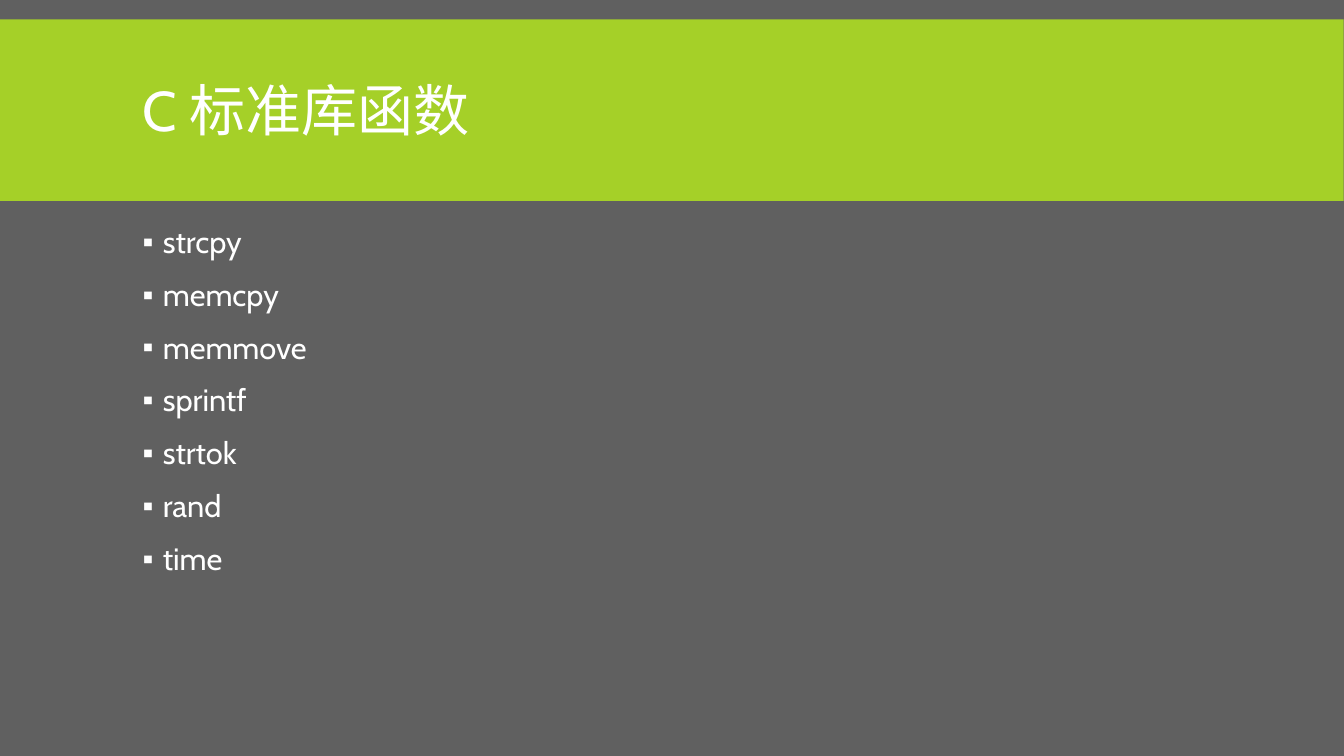
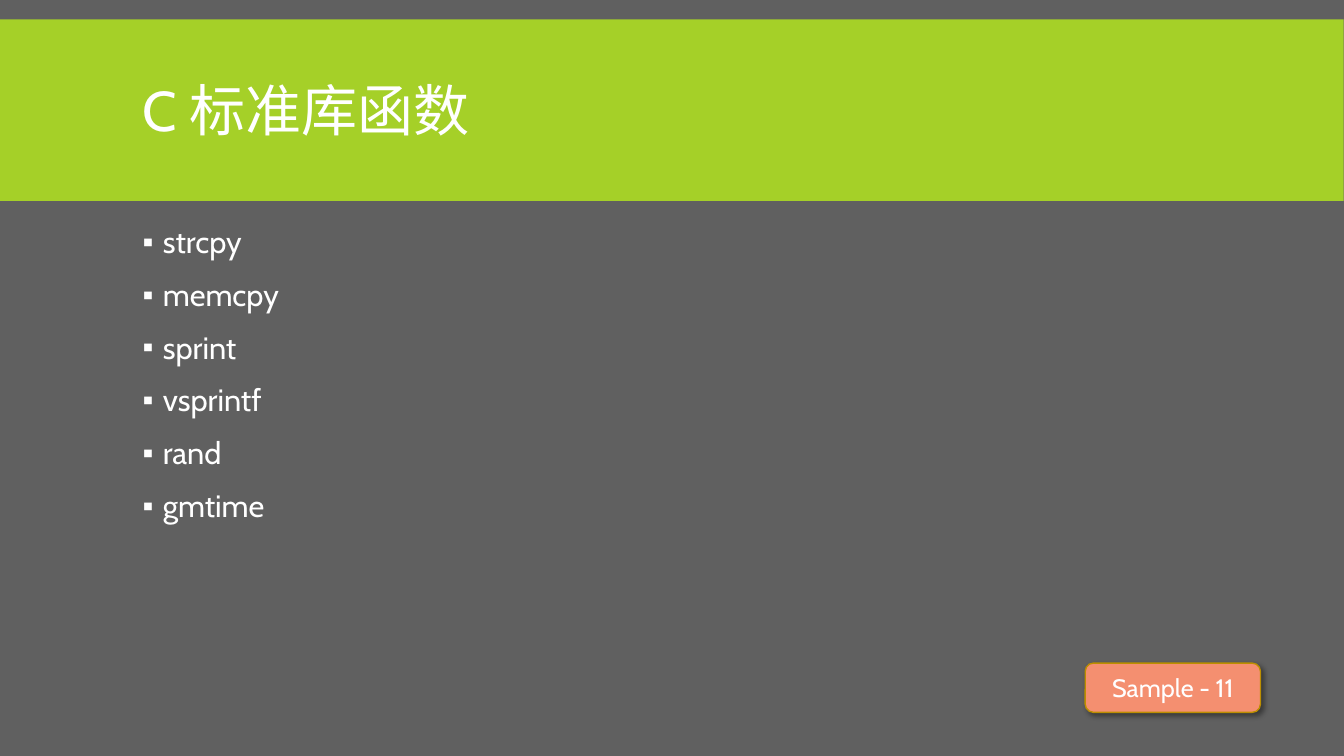
Before and after one commit to albertclass/Lessons, a slide deck: slide 42 of advance c++/courseware.pptx (slide 44 before the commit). Drawn at 1344x756 pixels with LibreOffice and Linux fonts; fonts in the diff are those of the drawing. Boxes give left, top, right and bottom in pixels: in the first picture for what was removed or moved away, otherwise in the second. Text is boxed around its words. In the diff, an @@ line names an element or a change of style, - is before the commit and + after.

```diff
--- a/advance c++/courseware.pptx
+++ b/advance c++/courseware.pptx
@@ text at <box>163,337,262,418</box>: text changed @@
-▪ memmove
-▪ sprintf
-▪ strtok
+▪ sprint
+▪ vsprintf
@@ text at <box>163,495,265,524</box>: text changed @@
-▪ time
+▪ gmtime
@@ rounded rectangle added at <box>1086,663,1261,713</box>, fill #F48F70, outline #BD8E00 1 pt, 18 pt, text #FFFFFF @@
+Sample - 11
```
Also in this commit, not shown: 4 other slides changed, 6 slides added, 3 slides removed, 5 other files.
